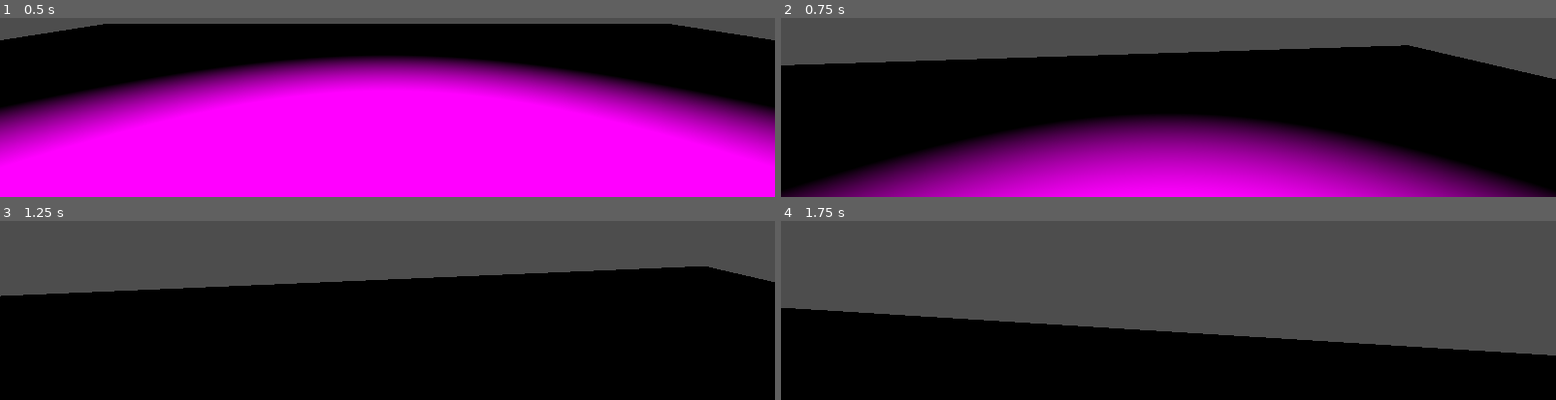
Above: before the commit, frames 1-4 (two rows, left to right).
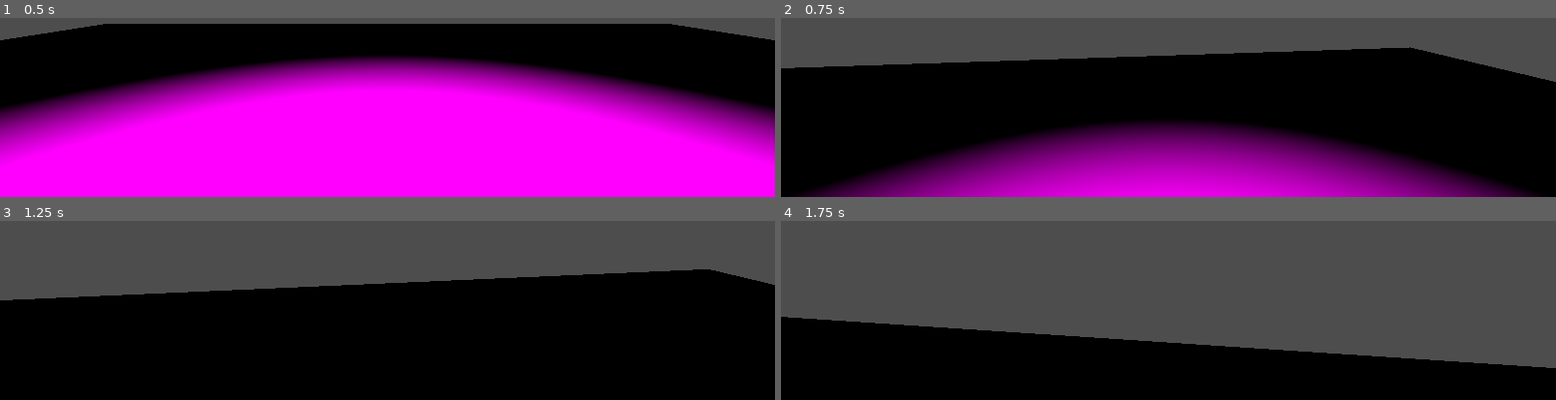
Above: after the commit, the same moments.

Repository: pokiios/GMTK24
Game: Godot game, scene res://TestPlayer.tscn
Same seed, same stepped clock (60 frames per second), same inputs: the game is played once before the commit and once after it. The project has no main scene, so this scene is started directly.
Inputs (mouse positions are in pixels of both pictures, inside the frame that each line leads up to):
- Up to frame 1 (0.5 s): no input
- Up to frame 2 (0.75 s): tap Enter (ui_accept) at 0.5 s; move the mouse to (outside the picture) at 0.52 s; hold W (move_forward) from 0.53 s (still down); right-click (outside the picture) at 0.6 s
- Up to frame 3 (1.25 s): keep holding W (move_forward); tap Enter (ui_accept) at 0.77 s; click (outside the picture) at 0.8 s
- Up to frame 4 (1.75 s): keep holding W (move_forward); move the mouse to (outside the picture) at 1.27 s; click (outside the picture) at 1.35 s; tap Enter (ui_accept) at 1.52 s; right-click (outside the picture) at 1.55 s

Frame 1 is identical in both runs. In frame 2, 15% of the frame differs, in the area x 0-100%, y 15-100%; in frame 3, 2.1%; in frame 4, 6.1%.
Error before the commit: Invalid access to property or key 'collider' on a base object of type 'Dictionary'. (res://character_body_3d.gd:41)
Error after the commit: Invalid access to property or key 'collider' on a base object of type 'Dictionary'. (res://character_body_3d.gd:53)

Commit message:
debug button throw yeah!

Diff:
--- a/character_body_3d.gd
+++ b/character_body_3d.gd
@@ -31,6 +31,18 @@
 	if Input.is_action_just_pressed("ui_accept") and is_on_floor():
 		velocity.y = JUMP_VELOCITY
 
+	var input_dir = Input.get_vector("move_left", "move_right", "move_forward", "move_backward")
+
+	var direction = (transform.basis * Vector3(input_dir.x, 0, input_dir.y)).normalized()
+	if direction:
+		velocity.x = direction.x * SPEED
+		velocity.z = direction.z * SPEED
+	else:
+		velocity.x = move_toward(velocity.x, 0, SPEED)
+		velocity.z = move_toward(velocity.z, 0, SPEED)
+
+	move_and_slide()
+
 	if Input.is_action_just_pressed("right_click") && carrying == null:
 		var origin = camera.project_ray_origin(mousepos)
 		var end = origin + camera.project_ray_normal(mousepos) * RAY_LENGTH
@@ -45,6 +57,13 @@
 	elif Input.is_action_just_pressed("right_click") && carrying:
 		carrying.freeze = false
 		carry_col.disabled = false
+		carrying = null
+
+	if Input.is_action_just_pressed("left_click") && carrying:
+		carrying.freeze = false
+		carry_col.disabled = false
+
+		carrying.apply_impulse(-10 * transform.basis.z)
 		carrying = null
 
 
@@ -64,17 +83,7 @@
 
 	# Get the input direction and handle the movement/deceleration.
 	# As good practice, you should replace UI actions with custom gameplay actions.
-	var input_dir = Input.get_vector("move_left", "move_right", "move_forward", "move_backward")
 
-	var direction = (transform.basis * Vector3(input_dir.x, 0, input_dir.y)).normalized()
-	if direction:
-		velocity.x = direction.x * SPEED
-		velocity.z = direction.z * SPEED
-	else:
-		velocity.x = move_toward(velocity.x, 0, SPEED)
-		velocity.z = move_toward(velocity.z, 0, SPEED)
-
-	move_and_slide()
 
 func _unhandled_input(event):
 	if event is InputEventMouseMotion and Input.get_mouse_mode() == Input.MOUSE_MODE_CAPTURED:
--- a/project.godot
+++ b/project.godot
@@ -50,3 +50,8 @@
 "events": [Object(InputEventMouseButton,"resource_local_to_scene":false,"resource_name":"","device":-1,"window_id":0,"a …(253 unchanged characters)…
 ]
 }
+left_click={
+"deadzone": 0.5,
+"events": [Object(InputEventMouseButton,"resource_local_to_scene":false,"resource_name":"","device":-1,"window_id":0,"alt_pressed":false,"shift_pressed":false,"ctrl_pressed":false,"meta_pressed":false,"button_mask":0,"position":Vector2(0, 0),"global_position":Vector2(0, 0),"factor":1.0,"button_index":1,"canceled":false,"pressed":false,"double_click":false,"script":null)
+]
+}
